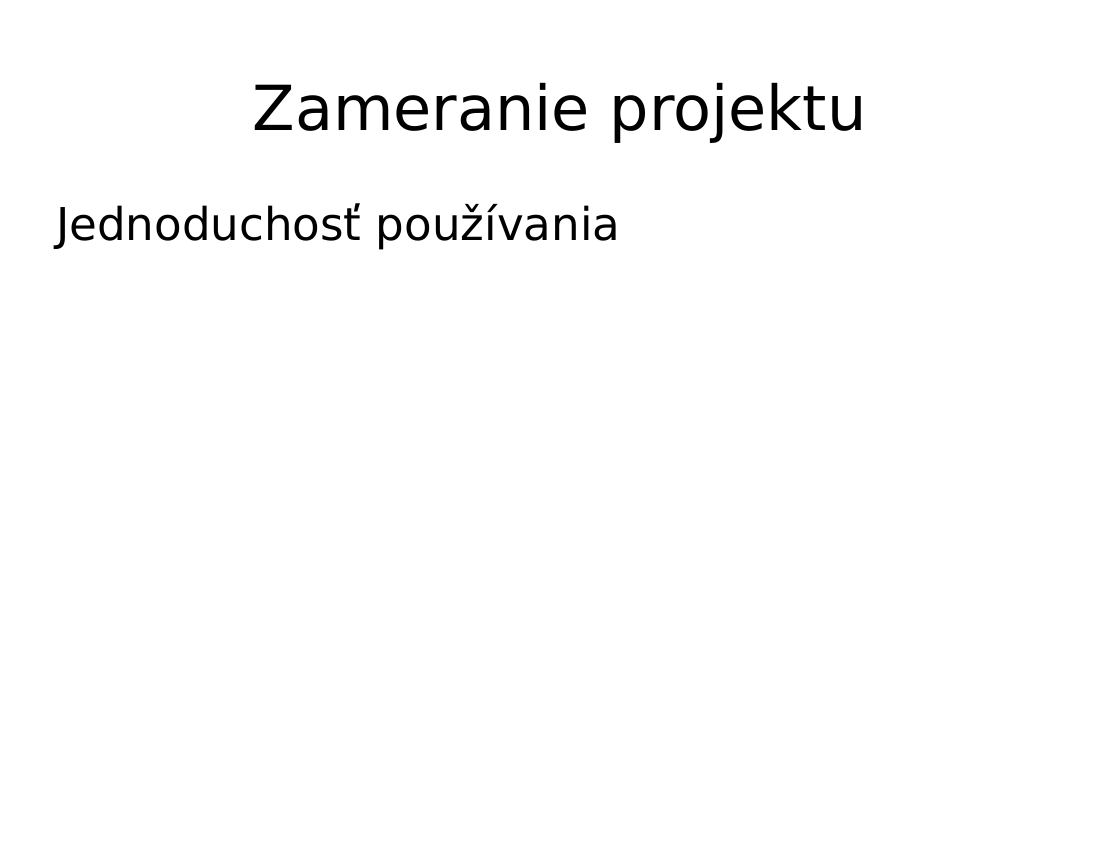
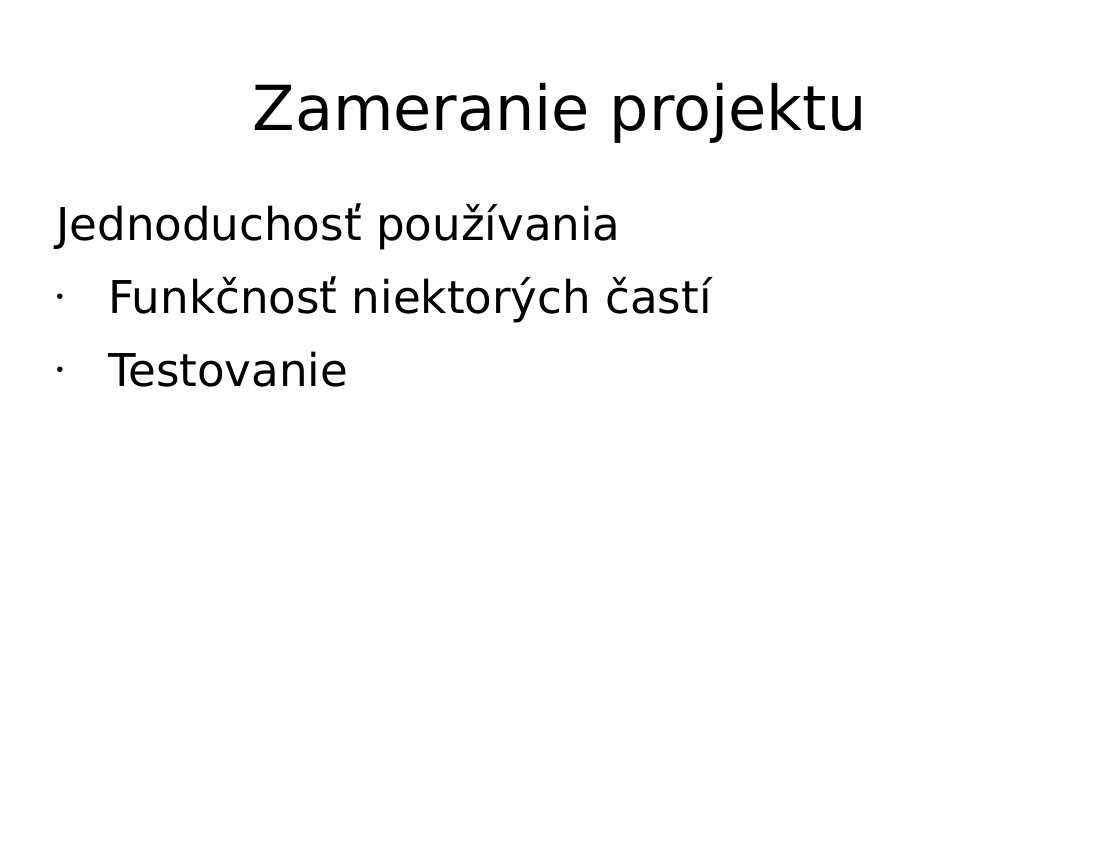
Before and after one commit to projektyFIT/ITU, a slide deck: slide 3 of prezentace/prezentace.ppt. Drawn at 1120x841 pixels with LibreOffice and Linux fonts; fonts in the diff are those of the drawing; background and template pictures are left out. Boxes give left, top, right and bottom in pixels: in the first picture for what was removed or moved away, otherwise in the second. Text is boxed around its words. In the diff, an @@ line names an element or a change of style, - is before the commit and + after.

```diff
--- a/prezentace/prezentace.ppt
+++ b/prezentace/prezentace.ppt
@@ text at [108,276,711,387]: paragraphs added @@
+• Funkčnosť niektorých častí
+• Testovanie
```
Also in this commit, not shown: 2 other slides changed, 1 slide added, 1 slide removed, 2 other files.
